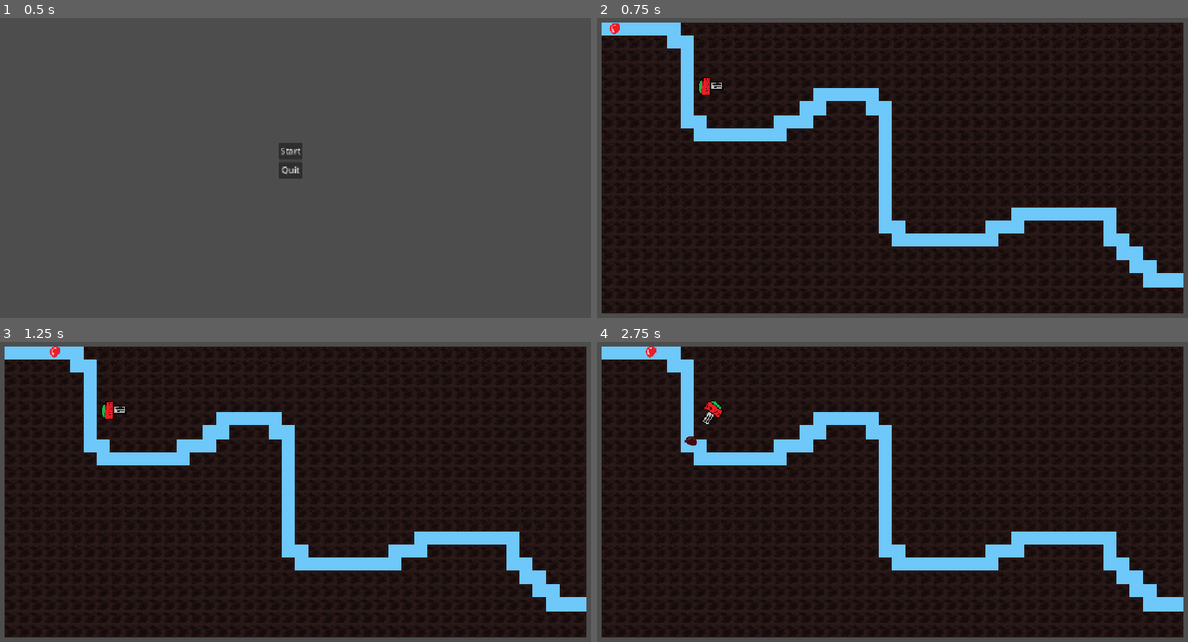
Above: before the commit, frames 1-4 (two rows, left to right).
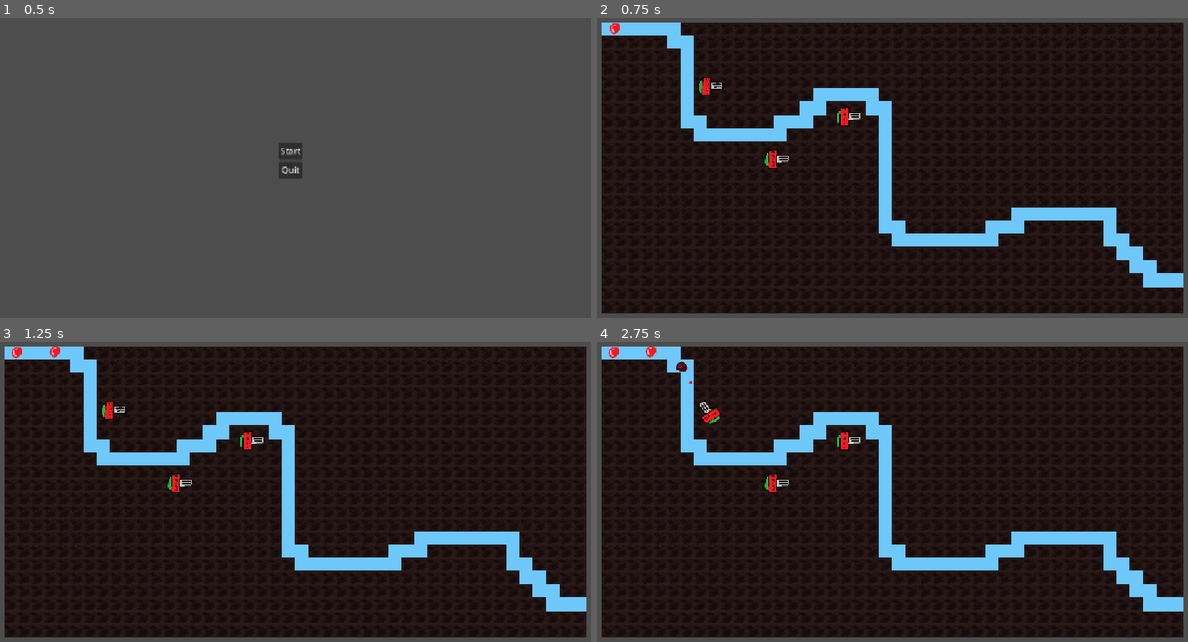
Above: after the commit, the same moments.

Repository: Adrakurmo/TowerDefense
Game: Godot game, scene res://Scenes/main_menu.tscn
Two runs of this game, one before a commit and one after it. Both use one fixed random seed, a clock stepped at 60 frames per second and the inputs below.
Inputs:
- Up to frame 1 (0.5 s): no input
- Up to frame 2 (0.75 s): click "Start" at 0.5 s
- Up to frame 3 (1.25 s): no input
- Up to frame 4 (2.75 s): no input

Frame 1 is identical in both runs. In frame 2, 0.3% of the frame differs, in the area x 28-45%, y 29-51%; in frame 3, 0.4%; in frame 4, 0.7%, in the area x 1-45%, y 1-51%.

Commit message:
nw co to ale puszne

Diff:
--- a/Scenes/Towers/debug_turret.tscn
+++ b/Scenes/Towers/debug_turret.tscn
@@ -32,7 +32,7 @@
 [node name="Bullet_container" type="Node" parent="."]
 
 [node name="ReloadTime" type="Timer" parent="."]
-wait_time = 0.2
+wait_time = 0.05
 autostart = true
 
 [connection signal="body_entered" from="Tower_range" to="." method="_on_tower_range_body_entered"]
--- a/Scenes/poziomy/lvl_1.tscn
+++ b/Scenes/poziomy/lvl_1.tscn
@@ -32,7 +32,7 @@
 [node name="path_lvl_1" parent="PathSpawner" instance=ExtResource("2_o7wnv")]
 
 [node name="SpawnCooldown" type="Timer" parent="PathSpawner"]
-wait_time = 1.5
+wait_time = 0.5
 autostart = true
 
 [node name="Towers" type="Node2D" parent="."]
@@ -40,4 +40,10 @@
 [node name="DebugTurret" parent="Towers" instance=ExtResource("4_hioyk")]
 position = Vector2(1030, 619)
 
+[node name="DebugTurret2" parent="Towers" instance=ExtResource("4_hioyk")]
+position = Vector2(2332, 906)
+
+[node name="DebugTurret3" parent="Towers" instance=ExtResource("4_hioyk")]
+position = Vector2(1655, 1309)
+
 [connection signal="timeout" from="PathSpawner/SpawnCooldown" to="." method="_on_spawn_cooldown_timeout"]
Binary file added: Assets/testowe/test_foot.png
Not shown, added: Assets/testowe/test_foot.png.import
